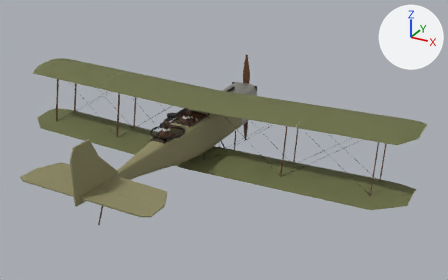
One commit to the glTF model public/models/bristol_f2b.glb: the scene before it, then after it.
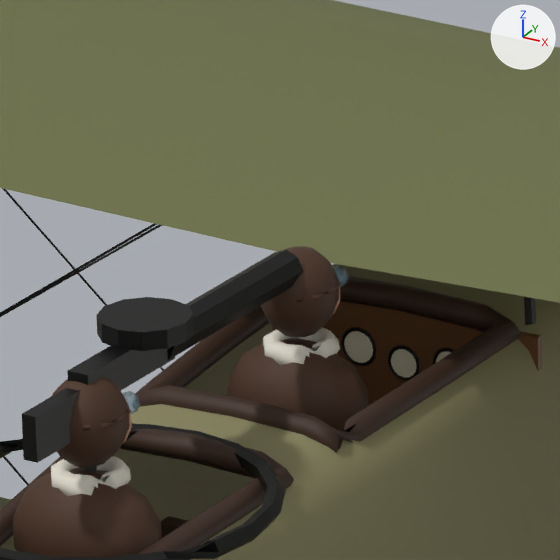
Old and new are each drawn whole from a 50 mm camera at (8.42, -14.32, 6.77) aimed at (1.02, -0.87, 0.05) and again close up on the part from 35% to 47% of the width and 30% to 49% of the height. Every picture has the same lights, and +X, +Y and +Z are marked at upper right. The older version's two pictures come first. Where no turn or scale is listed for an object, it has been applied to the vertices. Vertices at exactly the same position are counted once.

In view in the first close-up: 'Coaming', 'CockpitInterior', 'Fuselage', 'Gauge_RPM', 'Gun_Flexible', 'Gunner_Figure', 'Guns', 'Pilot_Figure', 'Wing_Upper_L', 'Wing_Upper_R', 'Wires' and 7 more.
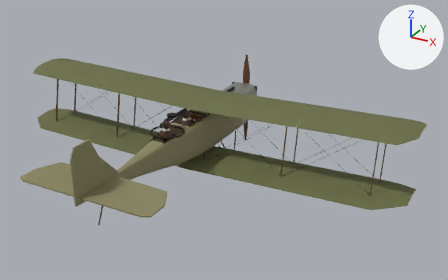
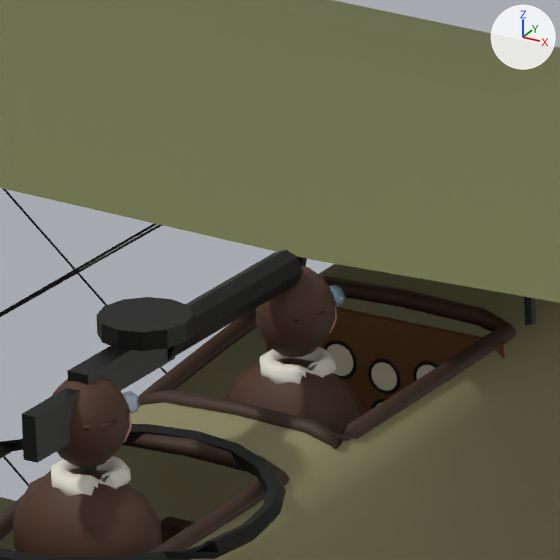
Location of each change, (x1, y1, x2, y2) in pixels of the close-ups (560 x 560 px; the box of a moved part takes in the faces that stretch with it):
'Coaming', reshaped: before (0, 276, 521, 554); after (0, 276, 517, 553)
'Pilot_Figure', moved: before (227, 246, 369, 431); after (226, 266, 365, 434)
'CockpitInterior', reshaped (mostly hidden): before (161, 301, 542, 538); after (161, 307, 508, 543)
part 1 of me_cockpitinterior, moved or reshaped: before (273, 301, 542, 405); after (267, 307, 508, 413)

The change in detail:
me_cockpitinterior is used by ob_cockpitinterior; location (0.0, 0.0, 0.0).
me_cockpitinterior had 62 vertices, 96 faces and spanned x -0.412..0.412, y -1.54..-0.44, z -0.442..0.518.
me_cockpitinterior now has 62 vertices, 96 faces and spans x -0.368..0.368, y -1.54..-0.44, z -0.463..0.525.
me_cockpitinterior part 1: the loose piece of 8 vertices spanning x -0.412..0.412, y -0.6..-0.58, z 0.198..0.518 is scaled about its middle by (0.893, 1, 3.09), then moved by (0.0, -0.1, -0.327).
me_coaming is used by ob_coaming; location (0.0, 0.0, 0.0).
me_coaming had 192 vertices, 384 faces and spanned x -0.36..0.36, y -2.53..-0.57, z 0.37..0.59.
me_coaming now has 192 vertices, 384 faces and spans x -0.35..0.35, y -2.51..-0.59, z 0.38..0.58.
me_coaming part 2: 192 of 192 vertices moved; they spanned x -0.36..0.36, y -2.53..-0.57, z 0.37..0.59 and now span x -0.35..0.35, y -2.51..-0.59, z 0.38..0.58; mean shift (0.0, 0.0, 0.0).
me_pilot_figure is used by ob_pilot_figure; location (0.0, 0.0, 0.0).
me_pilot_figure had 304 vertices, 588 faces and spanned x -0.205..0.205, y -1.26..-0.98, z 0.273..0.863.
me_pilot_figure now has 304 vertices, 588 faces and spans x -0.205..0.205, y -1.28..-1.0, z 0.225..0.815.
me_pilot_figure part 3: the whole mesh is moved by (0.0, -0.02, -0.048).
